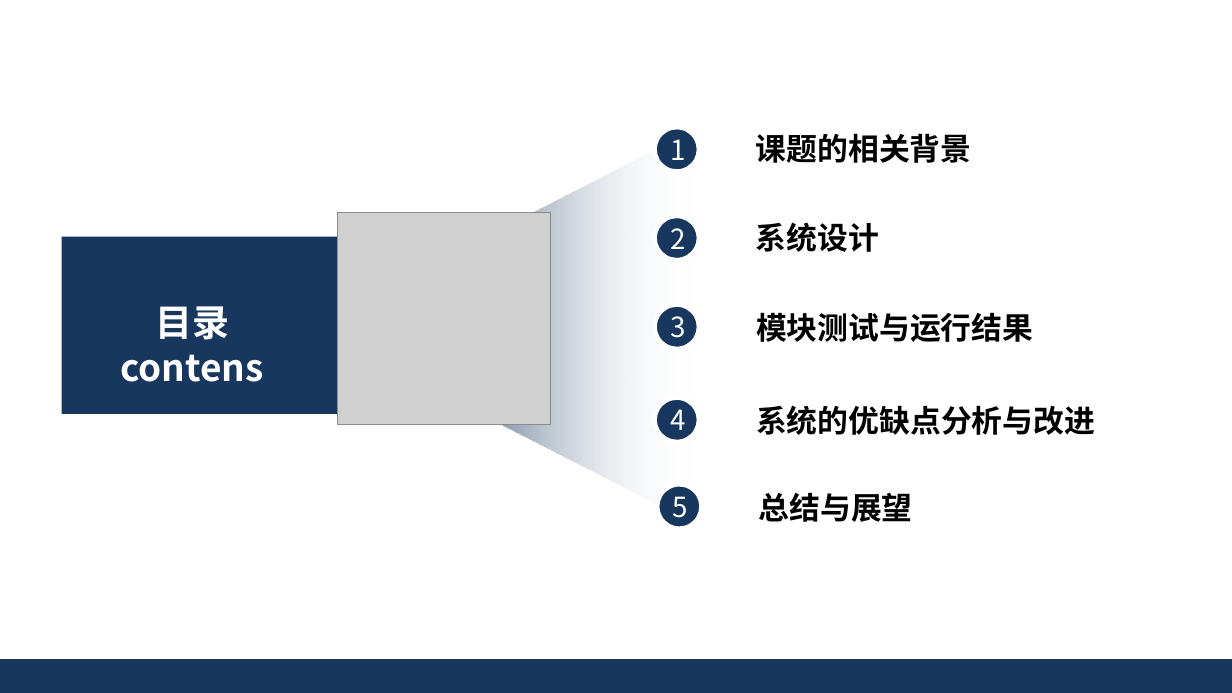
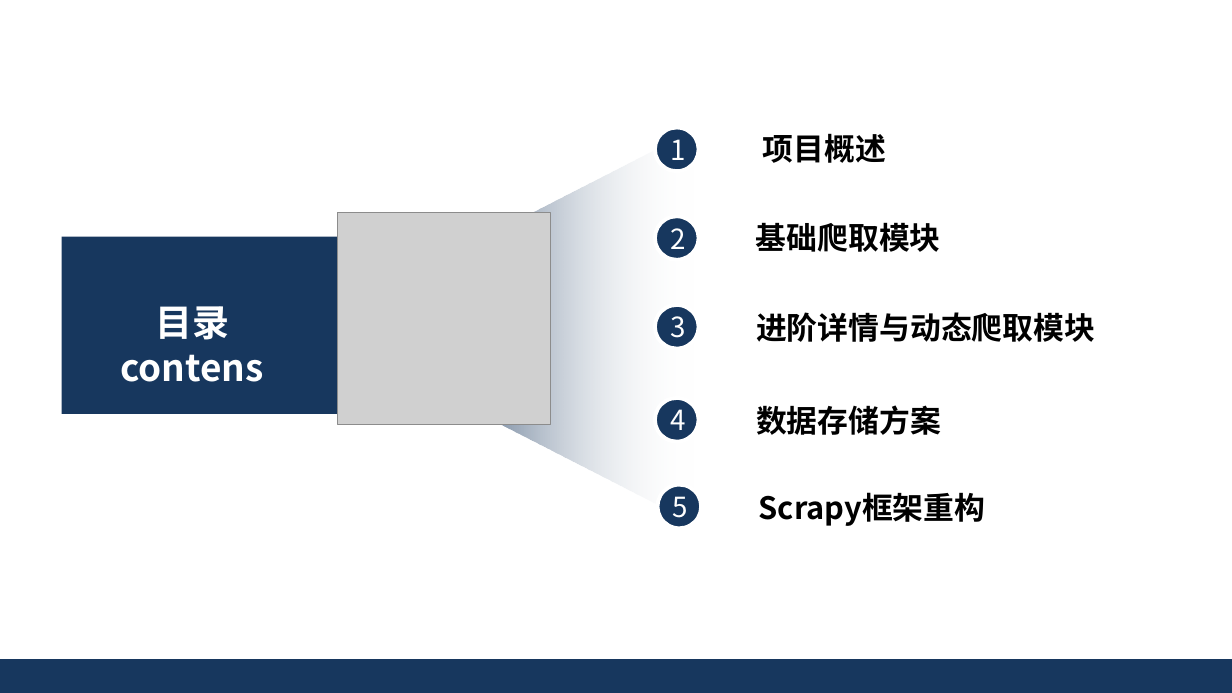
Before and after one commit to ty131421/spider_project, a slide deck: slide 2 of 豆瓣爬虫.pptx. Drawn at 1232x693 pixels with LibreOffice and Linux fonts; fonts in the diff are those of the drawing; grey boxes stand for pictures; background and template pictures are left out. Boxes give left, top, right and bottom in pixels: in the first picture for what was removed or moved away, otherwise in the second. Text is boxed around its words. In the diff, an @@ line names an element or a change of style, - is before the commit and + after.

Commit message:
完成项目概述、基础爬取模块、进阶详情与动态爬取模块、数据存储方案（前半部分）的ppt内容

```diff
--- a/豆瓣爬虫.pptx
+++ b/豆瓣爬虫.pptx
@@ text at <box>763,133,886,163</box>: text changed @@
-课题的相关背景
+项目概述
@@ text at <box>756,222,941,252</box>: text changed @@
-系统设计
+基础爬取模块
@@ text at <box>756,312,1095,342</box>: text changed @@
-模块测试与运行结果
+进阶详情与动态爬取模块
@@ text at <box>756,405,941,435</box>: text changed @@
-系统的优缺点分析与改进
+数据存储方案
@@ text at <box>759,492,986,526</box>: text changed @@
-总结与展望
+Scrapy框架重构
```
Also in this commit, not shown: 7 other slides changed, 9 slides added, 1 slide removed.
